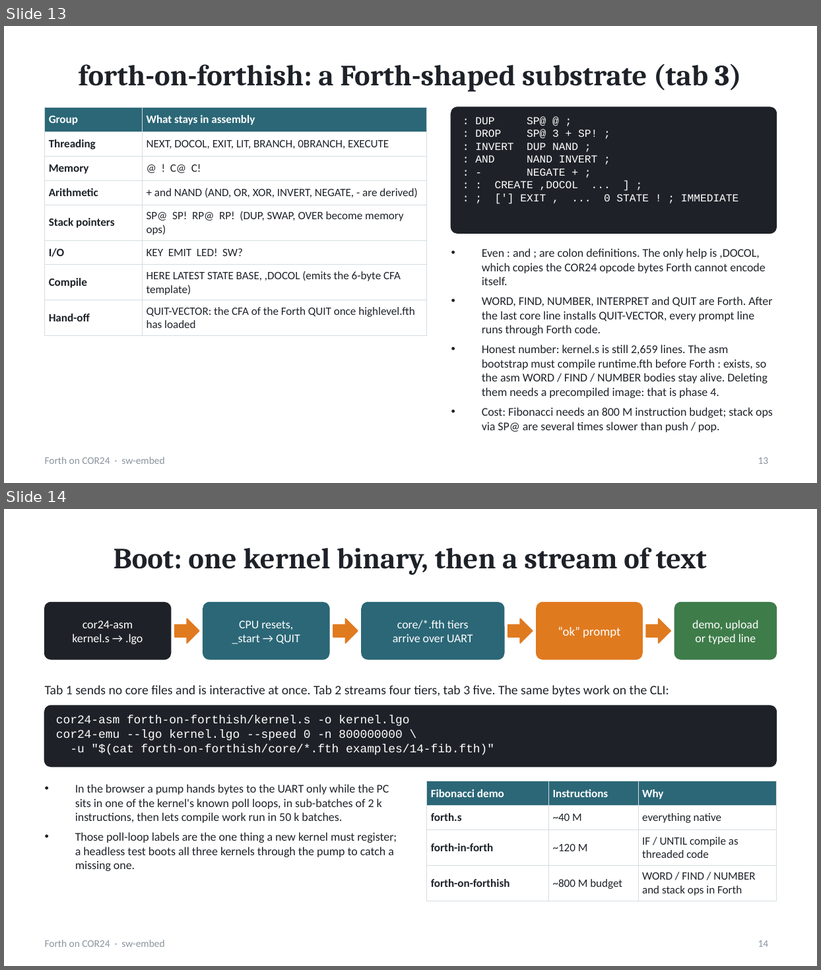
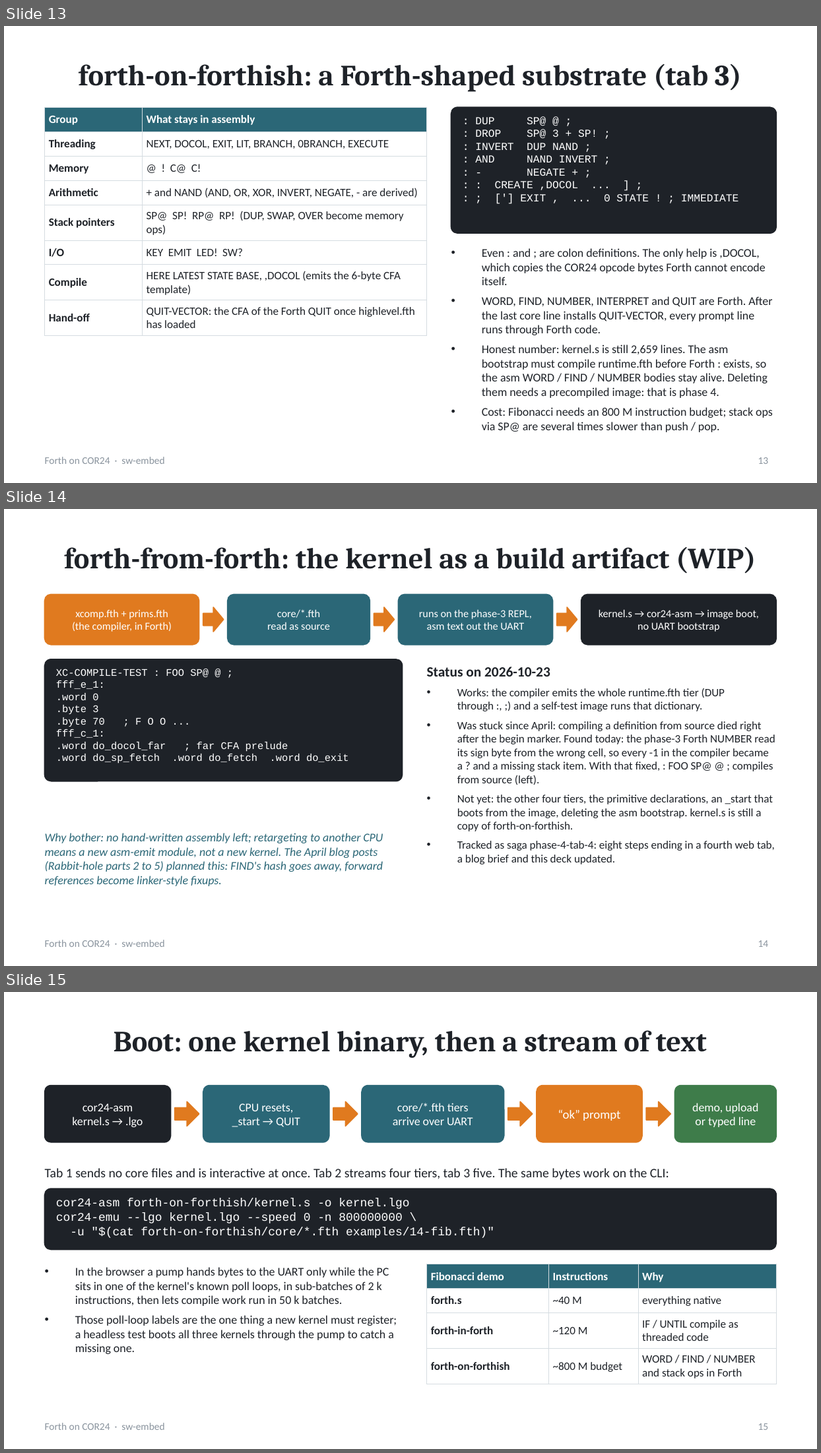
Before and after one commit to sw-embed/sw-cor24-forth, a slide deck: docs/presentation/forth-on-cor24.pptx. Shown one above the other, each under a label of ours: slides 13 and 14 before the commit, slides 13, 14 and 15 after it. The pictures are 821x970 and 821x1453 pixels, drawn with LibreOffice and Linux fonts; fonts in the diff are those of the drawing. Boxes give left, top, right and bottom in pixels: in the first picture for what was removed or moved away, otherwise in the second. Text is boxed around its words. In the diff, an @@ line names an element or a change of style, - is before the commit and + after.

```diff
--- a/docs/presentation/forth-on-cor24.pptx
+++ b/docs/presentation/forth-on-cor24.pptx
@@ slide 14 added at (x1=4, y1=509, x2=817, y2=966), background #FFFFFF; not listed: 1 template element that a slide beside it also shows @@
@@ title added at (x1=64, y1=547, x2=756, y2=573), 26 pt, text #1E2228, bold @@
+forth-from-forth: the kernel as a build artifact (WIP)
@@ rounded rectangle added at (x1=45, y1=594, x2=199, y2=645), fill #E07A1F, outline #E07A1F 1 pt @@
@@ right arrow added at (x1=203, y1=607, x2=224, y2=632), fill #E07A1F, outline #E07A1F 1 pt @@
@@ rounded rectangle added at (x1=228, y1=594, x2=370, y2=645), fill #2B6777, outline #2B6777 1 pt @@
@@ right arrow added at (x1=374, y1=607, x2=394, y2=632), fill #E07A1F, outline #E07A1F 1 pt @@
@@ rounded rectangle added at (x1=399, y1=594, x2=553, y2=645), fill #2B6777, outline #2B6777 1 pt @@
@@ right arrow added at (x1=557, y1=607, x2=578, y2=632), fill #E07A1F, outline #E07A1F 1 pt @@
@@ rounded rectangle added at (x1=582, y1=594, x2=776, y2=645), fill #1E2228, outline #1E2228 1 pt @@
@@ text added at (x1=72, y1=609, x2=172, y2=632), 9.5 pt, text #FFFFFF @@
+xcomp.fth + prims.fth
+(the compiler, in Forth)
@@ text added at (x1=267, y1=609, x2=330, y2=630), 9.5 pt, text #FFFFFF @@
+core/*.fth
+read as source
@@ text added at (x1=419, y1=609, x2=532, y2=630), 9.5 pt, text #FFFFFF @@
+runs on the phase-3 REPL,
+asm text out the UART
@@ text added at (x1=599, y1=609, x2=759, y2=632), 9.5 pt, text #FFFFFF @@
+kernel.s → cor24-asm → image boot,
+no UART bootstrap
@@ rounded rectangle added at (x1=45, y1=659, x2=403, y2=782), fill #1E2228, outline #1E2228 1 pt @@
@@ text added at (x1=427, y1=667, x2=550, y2=677), 12.5 pt, text #1E2228, bold @@
+Status on 2026-10-23
@@ text added at (x1=56, y1=669, x2=349, y2=764), 9 pt, text #FFFFFF @@
+XC-COMPILE-TEST : FOO SP@ @ ;
+fff_e_1:
+.word 0
+.byte 3
+.byte 70 ; F O O ...
+fff_c_1:
+.word do_docol_far ; far CFA prelude
+.word do_sp_fetch .word do_fetch .word do_exit
@@ text added at (x1=457, y1=688, x2=775, y2=865), 10 pt, text #1E2228 @@
+• Works: the compiler emits the whole runtime.fth tier (DUP through :, ;) and a self-test image runs that dictionary.
+• Was stuck since April: compiling a definition from source died right after the begin marker. Found today: the phase-3 Forth NUMBER read its sign byte from the wrong cell, so every -1 in the compiler became a ? and a missing stack item. With that fixed, : FOO SP@ @ ; compiles from source (left).
+• Not yet: the other four tiers, the primitive declarations, an _start that boots from the image, deleting the asm bootstrap. kernel.s is still a copy of forth-on-forthish.
+• Tracked as saga phase-4-tab-4: eight steps ending in a fourth web tab, a blog brief and this deck updated.
@@ text added at (x1=45, y1=833, x2=383, y2=887), 10.5 pt, text #2B6777, italic @@
+Why bother: no hand-written assembly left; retargeting to another CPU means a new asm-emit module, not a new kernel. The April blog posts (Rabbit-hole parts 2 to 5) planned this: FIND's hash goes away, forward references become linker-style fixups.
@@ page number added at (x1=758, y1=941, x2=769, y2=947), 9 pt, text #8A949E @@
+14
@@ what was slide 14 is now slide 15 @@
@@ page number at (x1=758, y1=1424, x2=769, y2=1430): text changed @@
-14
+15
```
Also in this commit, not shown: 3 slides changed, 13 other files.
